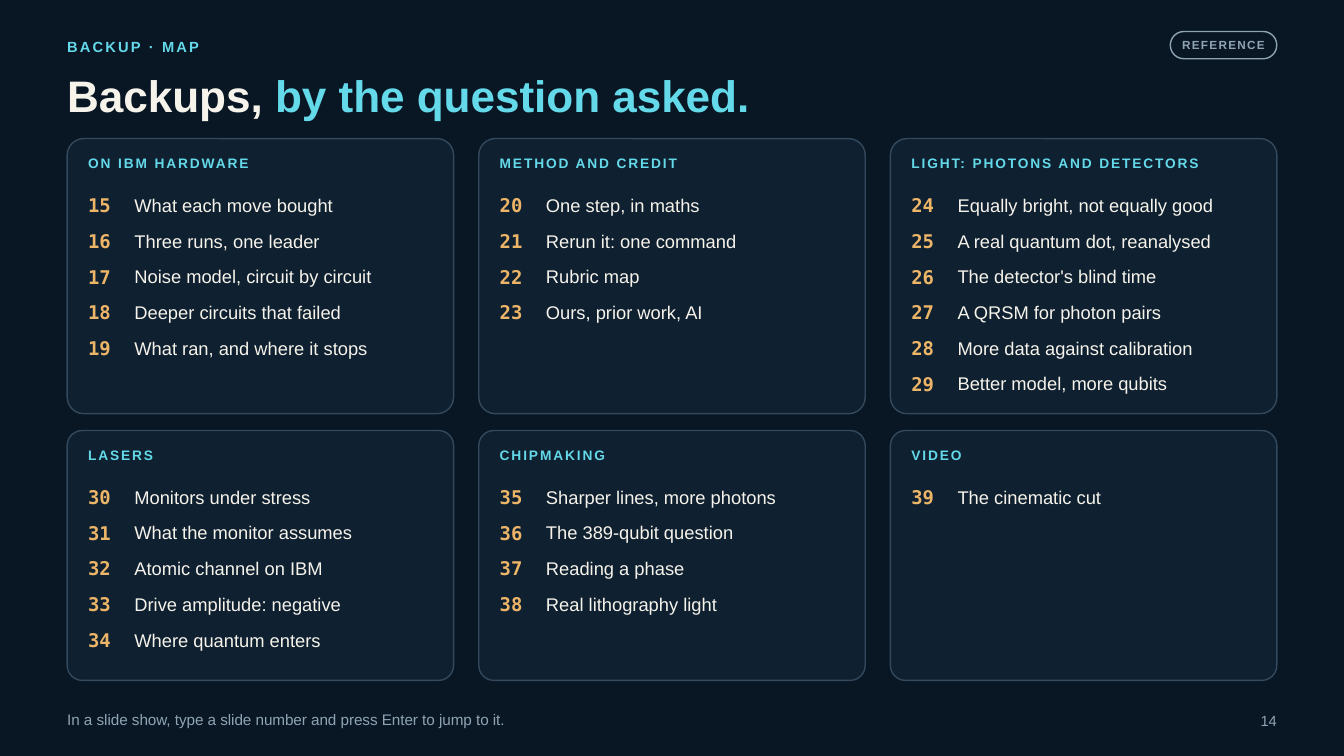
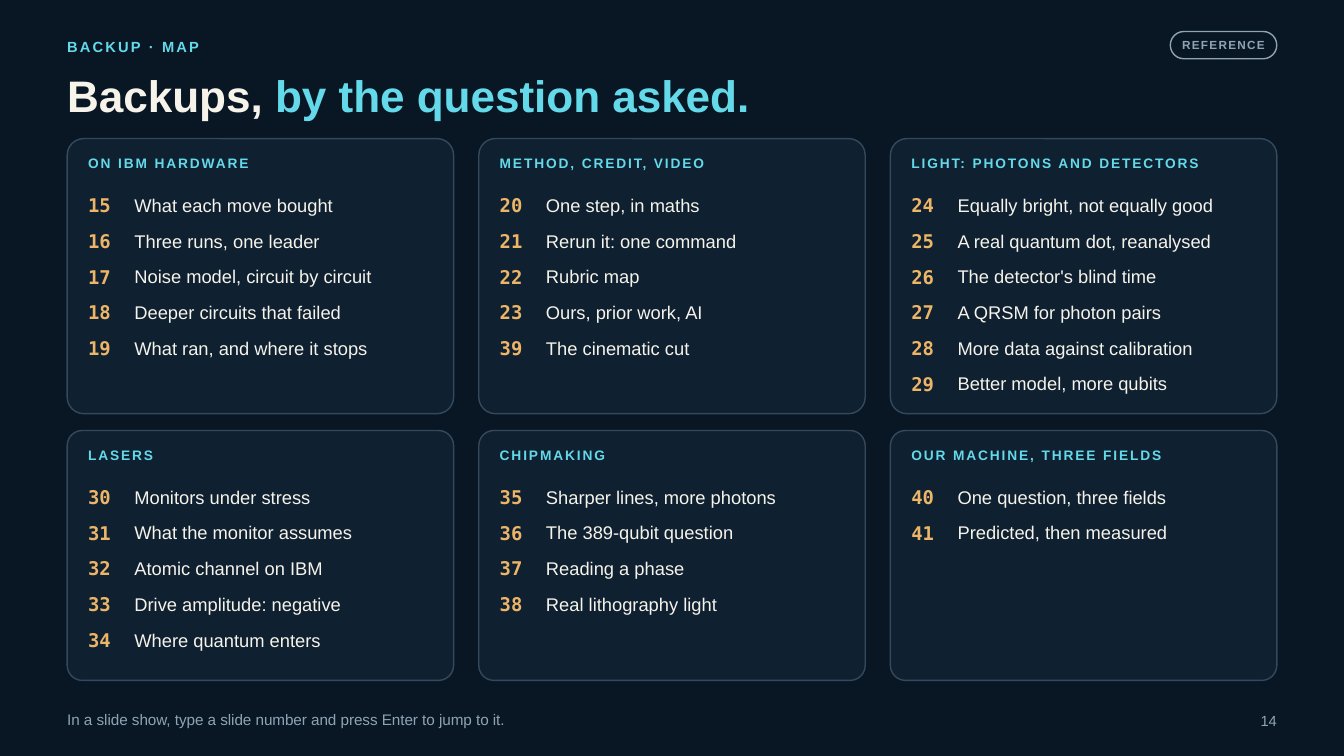
Before and after one commit to Nicholas55555/rewindandamplifyv3, a slide deck: slide 14 of finals-deck/Rewind_Amplify_Finals_V3.pptx. Drawn at 1344x756 pixels with LibreOffice and Linux fonts; fonts in the diff are those of the drawing. Boxes give left, top, right and bottom in pixels: in the first picture for what was removed or moved away, otherwise in the second. Text is boxed around its words. In the diff, an @@ line names an element or a change of style, - is before the commit and + after.

```diff
--- a/finals-deck/Rewind_Amplify_Finals_V3.pptx
+++ b/finals-deck/Rewind_Amplify_Finals_V3.pptx
@@ text at (x1=500, y1=158, x2=677, y2=168): text changed @@
-METHOD AND CREDIT
+METHOD, CREDIT, VIDEO
@@ text "39" moved from (x1=911, y1=490, x2=934, y2=505) to (x1=500, y1=341, x2=523, y2=356) @@
@@ text "The cinematic cut" moved from (x1=958, y1=490, x2=1101, y2=504) to (x1=546, y1=341, x2=689, y2=355) @@
@@ text at (x1=911, y1=450, x2=1161, y2=462): text changed @@
-VIDEO
+OUR MACHINE, THREE FIELDS
@@ text added at (x1=911, y1=490, x2=934, y2=505), 13.5 pt, text #EDB568, bold @@
+40
@@ text added at (x1=958, y1=490, x2=1166, y2=508), 13.1 pt, text #F6F3EB @@
+One question, three fields
@@ text added at (x1=911, y1=526, x2=934, y2=540), 13.5 pt, text #EDB568, bold @@
+41
@@ text added at (x1=958, y1=525, x2=1167, y2=542), 13.1 pt, text #F6F3EB @@
+Predicted, then measured
```
Also in this commit, not shown: 2 other slides changed, 2 slides added, 42 other files.
